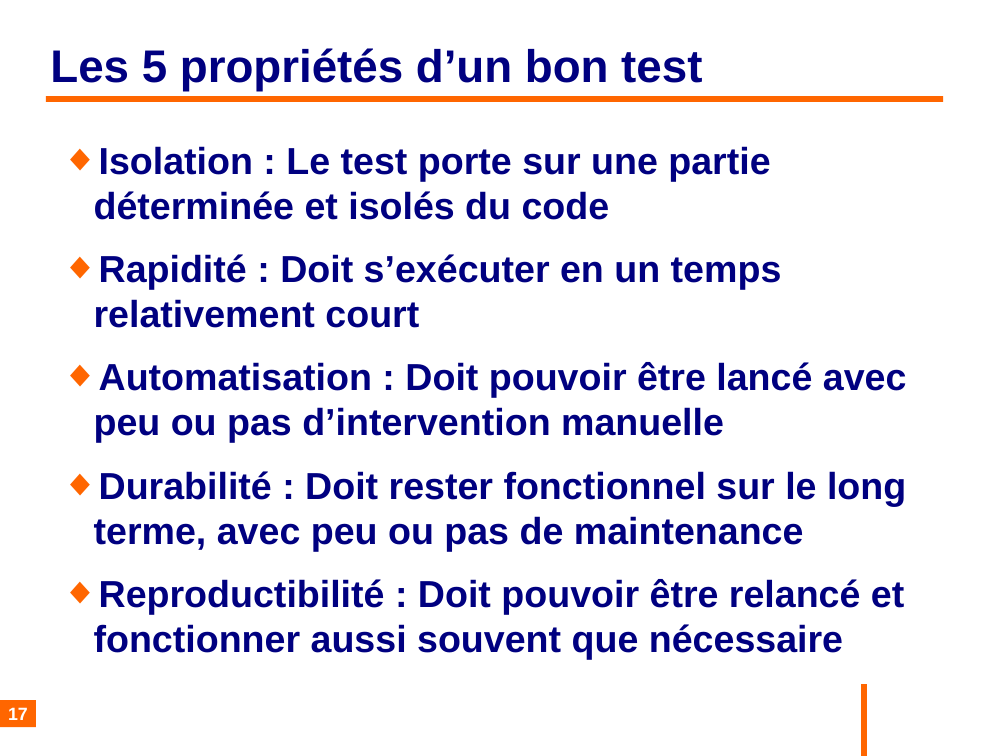
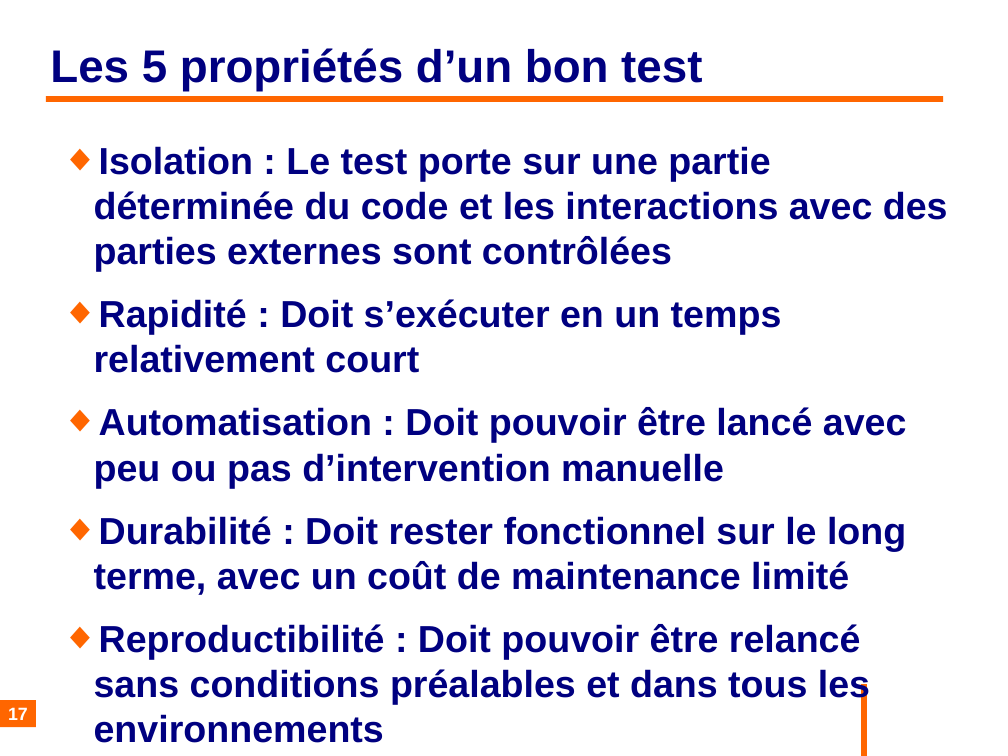
Before and after one commit to philphils/tests-unitaires-et-moins-unitaires, a slide deck: slide 17 of tests-unitaires-cours/nouveauDiapo/diapo_tests_unitaires.odp. Drawn at 1008x756 pixels with LibreOffice and Linux fonts; fonts in the diff are those of the drawing; background and template pictures are left out. Boxes give left, top, right and bottom in pixels: in the first picture for what was removed or moved away, otherwise in the second. Text is boxed around its words. In the diff, an @@ line names an element or a change of style, - is before the commit and + after.

Commit message:
Diapo ajout isolation environnement

```diff
--- a/tests-unitaires-cours/nouveauDiapo/diapo_tests_unitaires.odp
+++ b/tests-unitaires-cours/nouveauDiapo/diapo_tests_unitaires.odp
@@ text at [94,146,948,272]: text changed @@
-◆ Isolation : Le test porte sur une partie déterminée et isolés du code
+◆ Isolation : Le test porte sur une partie déterminée du code et les interactions avec des parties externes sont contrôlées
@@ text at [94,516,906,743]: text changed @@
-◆ Durabilité : Doit rester fonctionnel sur le long terme, avec peu ou pas de maintenance
-◆ Reproductibilité : Doit pouvoir être relancé et fonctionner aussi souvent que nécessaire
+◆ Durabilité : Doit rester fonctionnel sur le long terme, avec un coût de maintenance limité
+◆ Reproductibilité : Doit pouvoir être relancé sans conditions préalables et dans tous les environnements
```
